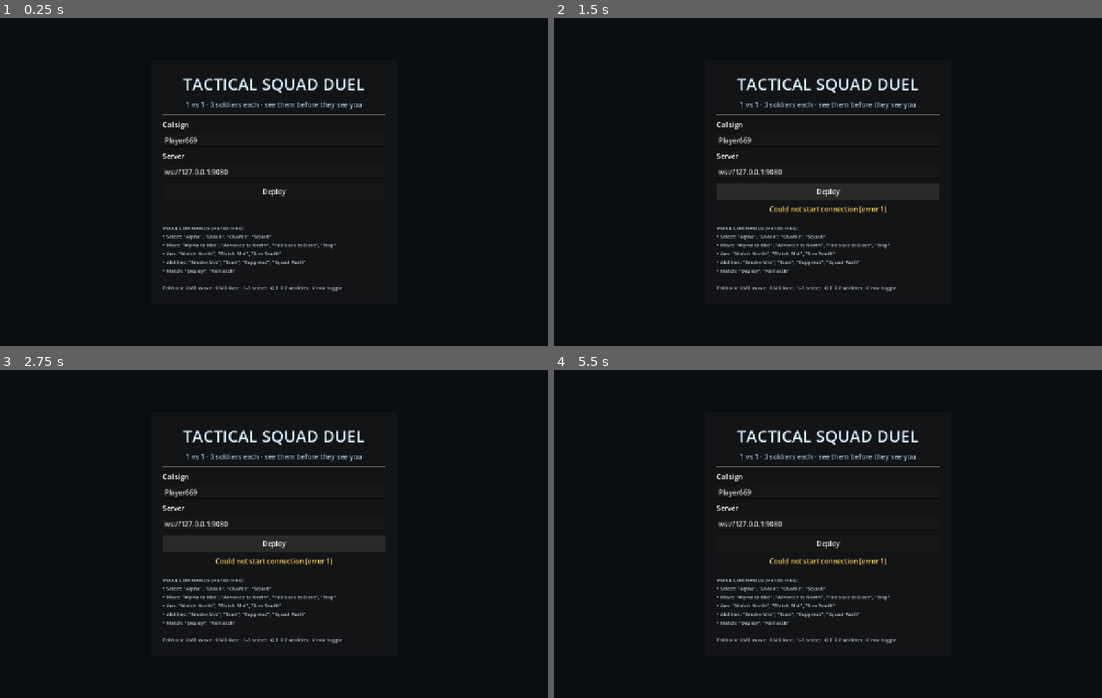
Above: before the commit, frames 1-4 (two rows, left to right).
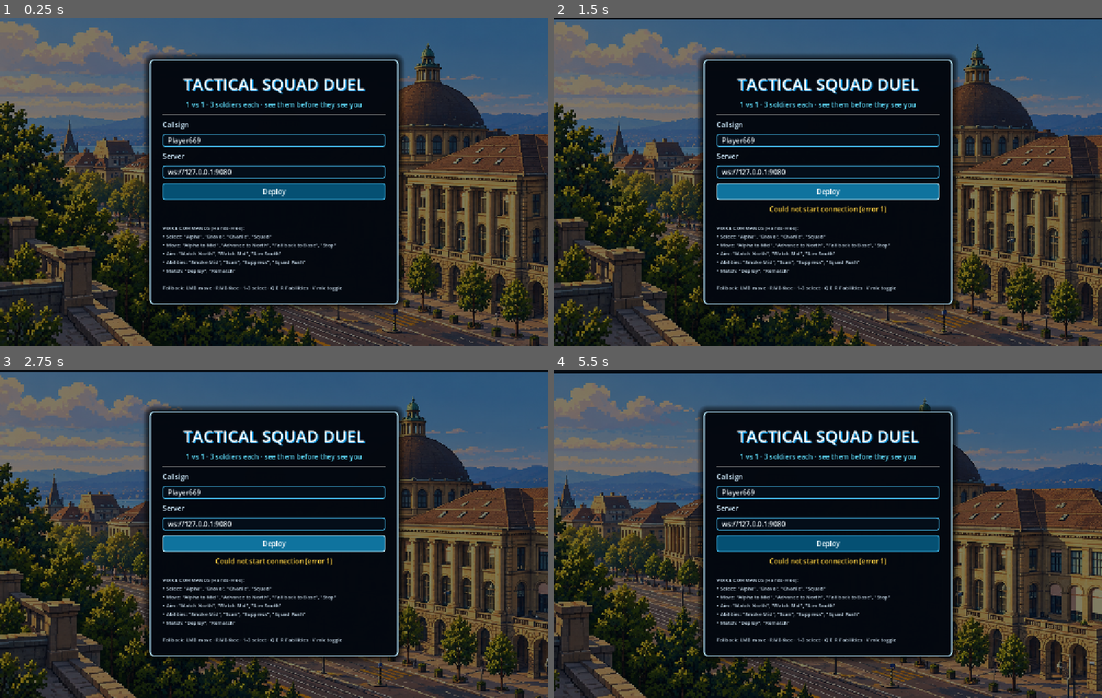
Above: after the commit, the same moments.

Repository: ProGamerMoveHackathon/tactical-squad-duel
Game: Godot game, scene res://scenes/main.tscn
Same seed, same stepped clock (60 frames per second), same inputs: the game is played once before the commit and once after it.
Inputs (mouse positions are in pixels of both pictures, inside the frame that each line leads up to):
- Up to frame 1 (0.25 s): no input
- Up to frame 2 (1.5 s): click "Deploy" at 0.5 s; click "Deploy" at 1.25 s
- Up to frame 3 (2.75 s): click "Deploy" at 2 s
- Up to frame 4 (5.5 s): tap Enter at 2.75 s; move the mouse to (948, 517) at 2.77 s; tap 1 at 2.85 s; click (948, 517) at 2.92 s; drag from (718, 550) to (800, 599) at 3.52 s; move the mouse to (882, 461) at 4.27 s; tap 3 at 4.35 s; click (882, 461) at 4.42 s; drag from (800, 599) to (663, 484) at 5.02 s

The runs differ from the first frame. In frame 1, 54% of the frame differs, in the area x 0-100%, y 0-100%; in frame 2, 54%; in frame 3, 54%; in frame 4, 57%, in the area x 0-100%, y 1-100%.

Commit message:
Import the visual aspects from the night version

Diff:
--- a/scripts/client/client_game.gd
+++ b/scripts/client/client_game.gd
@@ -66,6 +66,7 @@
 var url_edit: LineEdit
 var connect_btn: Button
 var status_label: Label
+var menu_panorama: TextureRect
 var voice: Node
 var sfx: Node
 
@@ -199,14 +200,33 @@
 	menu_layer = CanvasLayer.new()
 	menu_layer.layer = 10
 	add_child(menu_layer)
+	menu_panorama = TextureRect.new()
+	menu_panorama.name = "CampusFlythrough"
+	menu_panorama.texture = load("res://assets/eth_campus_panorama_pixel.png")
+	menu_panorama.expand_mode = TextureRect.EXPAND_IGNORE_SIZE
+	menu_panorama.stretch_mode = TextureRect.STRETCH_SCALE
+	menu_panorama.texture_filter = CanvasItem.TEXTURE_FILTER_NEAREST
+	menu_panorama.mouse_filter = Control.MOUSE_FILTER_IGNORE
+	var panorama_ratio := float(menu_panorama.texture.get_width()) / float(menu_panorama.texture.get_height())
+	menu_panorama.size = Vector2(768.0 * panorama_ratio, 768.0)
+	menu_layer.add_child(menu_panorama)
 	var bg := ColorRect.new()
-	bg.color = Color(0.04, 0.05, 0.07)
+	bg.color = Color(0.0, 0.025, 0.065, 0.5)
 	bg.set_anchors_preset(Control.PRESET_FULL_RECT)
+	bg.mouse_filter = Control.MOUSE_FILTER_IGNORE
 	menu_layer.add_child(bg)
 	var center := CenterContainer.new()
 	center.set_anchors_preset(Control.PRESET_FULL_RECT)
 	menu_layer.add_child(center)
 	var panel := PanelContainer.new()
+	var panel_style := StyleBoxFlat.new()
+	panel_style.bg_color = Color(0.012, 0.03, 0.06, 0.96)
+	panel_style.border_color = Color(0.72, 0.91, 1.0, 0.98)
+	panel_style.set_border_width_all(3)
+	panel_style.set_corner_radius_all(10)
+	panel_style.shadow_color = Color(0.0, 0.0, 0.0, 0.72)
+	panel_style.shadow_size = 16
+	panel.add_theme_stylebox_override("panel", panel_style)
 	center.add_child(panel)
 	var margin := MarginContainer.new()
 	for side in ["left", "right", "top", "bottom"]:
@@ -221,37 +241,48 @@
 	title.text = "TACTICAL SQUAD DUEL"
 	title.horizontal_alignment = HORIZONTAL_ALIGNMENT_CENTER
 	title.add_theme_font_size_override("font_size", 38)
-	title.add_theme_color_override("font_color", Color(0.85, 0.95, 1.0))
+	title.add_theme_color_override("font_color", Color(0.96, 0.99, 1.0))
+	title.add_theme_color_override("font_shadow_color", Color(0.0, 0.55, 0.85, 0.9))
+	title.add_theme_constant_override("shadow_offset_x", 2)
+	title.add_theme_constant_override("shadow_offset_y", 2)
 	box.add_child(title)
 	var sub := Label.new()
 	sub.text = "1 vs 1 · 3 soldiers each · see them before they see you"
 	sub.horizontal_alignment = HORIZONTAL_ALIGNMENT_CENTER
-	sub.add_theme_color_override("font_color", Color(0.6, 0.7, 0.8))
+	sub.add_theme_color_override("font_color", Color(0.38, 0.88, 1.0))
 	box.add_child(sub)
 	box.add_child(HSeparator.new())
 
 	var name_label := Label.new()
 	name_label.text = "Callsign"
+	name_label.add_theme_color_override("font_color", Color(0.82, 0.93, 1.0))
 	box.add_child(name_label)
 	name_edit = LineEdit.new()
 	name_edit.max_length = 16
+	_style_menu_field(name_edit)
 	var qn := _query_param("name")
 	name_edit.text = qn if qn != "" else "Player%d" % (randi() % 900 + 100)
 	box.add_child(name_edit)
 	var url_label := Label.new()
 	url_label.text = "Server"
+	url_label.add_theme_color_override("font_color", Color(0.82, 0.93, 1.0))
 	box.add_child(url_label)
 	url_edit = LineEdit.new()
 	url_edit.text = _default_url()
+	_style_menu_field(url_edit)
 	box.add_child(url_edit)
 	connect_btn = Button.new()
 	connect_btn.text = "Deploy"
 	connect_btn.custom_minimum_size = Vector2(0, 40)
+	_style_menu_button(connect_btn)
 	connect_btn.pressed.connect(_on_connect_pressed)
 	box.add_child(connect_btn)
 	status_label = Label.new()
 	status_label.horizontal_alignment = HORIZONTAL_ALIGNMENT_CENTER
-	status_label.add_theme_color_override("font_color", Color(1.0, 0.8, 0.4))
+	status_label.add_theme_color_override("font_color", Color(1.0, 0.83, 0.28))
+	status_label.add_theme_color_override("font_shadow_color", Color(0.0, 0.0, 0.0, 0.9))
+	status_label.add_theme_constant_override("shadow_offset_x", 1)
+	status_label.add_theme_constant_override("shadow_offset_y", 2)
 	status_label.autowrap_mode = TextServer.AUTOWRAP_WORD_SMART
 	box.add_child(status_label)
 	box.add_child(HSeparator.new())
@@ -264,10 +295,55 @@
 		+ "• Match: \"Deploy\", \"Rematch\"\n\n" \
 		+ "Fallback: LMB move · RMB face · 1-3 select · Q E R F abilities · V mic toggle"
 	help.add_theme_font_size_override("font_size", 12)
-	help.add_theme_color_override("font_color", Color(0.75, 0.78, 0.82))
+	help.add_theme_color_override("font_color", Color(0.82, 0.9, 0.96))
 	box.add_child(help)
 	name_edit.text_submitted.connect(func(_t): _on_connect_pressed())
 	url_edit.text_submitted.connect(func(_t): _on_connect_pressed())
+
+
+func _style_menu_field(field: LineEdit) -> void:
+	var normal := StyleBoxFlat.new()
+	normal.bg_color = Color(0.018, 0.055, 0.1, 0.98)
+	normal.border_color = Color(0.28, 0.76, 0.96, 0.95)
+	normal.set_border_width_all(2)
+	normal.set_corner_radius_all(5)
+	normal.content_margin_left = 12
+	normal.content_margin_right = 12
+	var focus := normal.duplicate()
+	focus.bg_color = Color(0.025, 0.12, 0.2, 1.0)
+	focus.border_color = Color(1.0, 0.83, 0.28, 1.0)
+	field.add_theme_stylebox_override("normal", normal)
+	field.add_theme_stylebox_override("focus", focus)
+	field.add_theme_color_override("font_color", Color(0.96, 0.99, 1.0))
+	field.add_theme_color_override("caret_color", Color(0.38, 0.88, 1.0))
+	field.add_theme_color_override("selection_color", Color(0.08, 0.45, 0.62, 0.9))
+
+
+func _style_menu_button(button: Button) -> void:
+	var normal := StyleBoxFlat.new()
+	normal.bg_color = Color(0.02, 0.32, 0.46, 0.98)
+	normal.border_color = Color(0.28, 0.76, 0.96, 0.95)
+	normal.set_border_width_all(2)
+	normal.set_corner_radius_all(5)
+	var hover := normal.duplicate()
+	hover.bg_color = Color(0.06, 0.45, 0.62, 1.0)
+	hover.border_color = Color(0.82, 0.96, 1.0, 1.0)
+	var pressed := normal.duplicate()
+	pressed.bg_color = Color(0.015, 0.2, 0.3, 1.0)
+	pressed.border_color = Color(1.0, 0.83, 0.28, 1.0)
+	var disabled := normal.duplicate()
+	disabled.bg_color = Color(0.02, 0.06, 0.09, 0.94)
+	disabled.border_color = Color(0.24, 0.36, 0.43, 0.9)
+	button.add_theme_stylebox_override("normal", normal)
+	button.add_theme_stylebox_override("hover", hover)
+	button.add_theme_stylebox_override("pressed", pressed)
+	button.add_theme_stylebox_override("focus", pressed)
+	button.add_theme_stylebox_override("disabled", disabled)
+	button.add_theme_color_override("font_color", Color(0.96, 0.99, 1.0))
+	button.add_theme_color_override("font_hover_color", Color.WHITE)
+	button.add_theme_color_override("font_pressed_color", Color.WHITE)
+	button.add_theme_color_override("font_disabled_color", Color(0.55, 0.65, 0.72))
+	button.add_theme_font_size_override("font_size", 16)
 
 
 func _show_menu(show: bool, status: String) -> void:
@@ -459,7 +535,7 @@
 		"kill":
 			var team: int = ev[1]
 			var idx: int = ev[2]
-			corpses.append({"pos": ev[3], "team": team})
+			corpses.append({"pos": ev[3], "team": team, "idx": idx})
 			var wname: String = Cfg.WEAPONS[Cfg.SQUAD_WEAPONS[idx]]["name"]
 			if team == slot:
 				_msg("Your %s is down!" % wname, Color(1.0, 0.4, 0.3))
@@ -487,6 +563,10 @@
 
 func _process(dt: float) -> void:
 	time += dt
+	if menu_layer != null and menu_layer.visible and menu_panorama != null:
+		var travel := maxf(0.0, menu_panorama.size.x - 1280.0)
+		var flythrough := 0.5 - 0.5 * cos(time * 0.15)
+		menu_panorama.position = Vector2(-travel * flythrough, sin(time * 0.21) * 8.0)
 	var k := 1.0 - exp(-18.0 * dt)
 	for o in own:
 		o["disp"] = o["disp"].lerp(o["pos"], k)
--- a/scripts/client/entity_view.gd
+++ b/scripts/client/entity_view.gd
@@ -7,13 +7,19 @@
 var game  # ClientGame
 var font: Font
 var soldier_texture: Texture2D
+var soldier_textures: Array[Texture2D] = []
 
 
 func _ready() -> void:
 	font = ThemeDB.fallback_font
-	texture_filter = CanvasItem.TEXTURE_FILTER_LINEAR_WITH_MIPMAPS
-	if ResourceLoader.exists("res://mage-test-sprite.png"):
-		soldier_texture = load("res://mage-test-sprite.png")
+	texture_filter = CanvasItem.TEXTURE_FILTER_NEAREST
+	if ResourceLoader.exists("res://assets/magic_student_sprites.png"):
+		soldier_texture = load("res://assets/magic_student_sprites.png")
+		for idx in Cfg.SQUAD_SIZE:
+			var region := AtlasTexture.new()
+			region.atlas = soldier_texture
+			region.region = Rect2(Vector2(idx % 3, idx / 3) * 512.0, Vector2(512, 512))
+			soldier_textures.append(region)
 
 
 func _process(_dt: float) -> void:
@@ -36,9 +42,10 @@
 	for c in game.corpses:
 		var col: Color = _team_color(c["team"]).darkened(0.5)
 		var p: Vector2 = c["pos"]
-		if soldier_texture:
-			draw_set_transform(p, c.get("facing", 0.0), Vector2(0.038, 0.038))
-			draw_texture(soldier_texture, Vector2(-530.0, -550.0), Color(0.3, 0.25, 0.25, 0.55))
+		if not soldier_textures.is_empty():
+			var corpse_texture := soldier_textures[int(c.get("idx", 0)) % soldier_textures.size()]
+			draw_set_transform(p, c.get("facing", 0.0), Vector2.ONE)
+			draw_texture_rect(corpse_texture, Rect2(-24, -18, 48, 36), false, Color(0.3, 0.25, 0.25, 0.55))
 			draw_set_transform_matrix(Transform2D.IDENTITY)
 		draw_circle(p, 9.0, Color(0.25, 0.05, 0.05, 0.6))
 		draw_line(p + Vector2(-6, -6), p + Vector2(6, 6), col, 2.5)
@@ -176,12 +183,11 @@
 	draw_circle(p, r + 2.0, Color(col.r, col.g, col.b, 0.35))
 	draw_arc(p, r + 2.5, 0.0, TAU, 32, col, 2.0)
 
-	if soldier_texture:
-		# Draw mage character sprite facing the view angle
-		# Texture size is 1536x1024; head/body pivot is at (530, 550); wand points +X (0 deg).
+	if not soldier_textures.is_empty():
+		# Each squad slot has a matching modern-student portrait and overhead sprite.
 		var sprite_mod := Color(0.92, 0.96, 1.0) if team == 0 else Color(1.0, 0.88, 0.88)
-		draw_set_transform(p, facing, Vector2(0.042, 0.042))
-		draw_texture(soldier_texture, Vector2(-530.0, -550.0), sprite_mod)
+		draw_set_transform(p, facing, Vector2.ONE)
+		draw_texture_rect(soldier_textures[idx % soldier_textures.size()], Rect2(-24, -18, 48, 36), false, sprite_mod)
 		draw_set_transform_matrix(Transform2D.IDENTITY)
 	else:
 		# Fallback geometric soldier
--- a/scripts/client/hud.gd
+++ b/scripts/client/hud.gd
@@ -7,10 +7,13 @@
 
 var game  # ClientGame
 var font: Font
+var portrait_texture: Texture2D
 
 
 func _ready() -> void:
 	font = ThemeDB.fallback_font
+	portrait_texture = load("res://assets/magic_student_portraits.png")
+	texture_filter = CanvasItem.TEXTURE_FILTER_NEAREST
 	mouse_filter = Control.MOUSE_FILTER_IGNORE
 
 
@@ -52,21 +55,26 @@
 		draw_rect(r, Color(0.13, 0.15, 0.19) if alive else Color(0.1, 0.08, 0.08))
 		if sel:
 			draw_rect(r, Color(1, 1, 1, 0.9), false, 2.0)
+		if portrait_texture:
+			var photo_rect := Rect2(x + 5, top + 10, 36, 42)
+			draw_rect(photo_rect.grow(2.0), Color(0.86, 0.92, 0.96) if alive else Color(0.35, 0.35, 0.37))
+			var portrait_source := Rect2(Vector2((i % 3) * 512 + 64, (i / 3) * 512), Vector2(384, 512))
+			draw_texture_rect_region(portrait_texture, photo_rect, portrait_source, Color.WHITE if alive else Color(0.38, 0.38, 0.4, 0.8))
 		var w: Dictionary = Cfg.WEAPONS[Cfg.SQUAD_WEAPONS[i]]
-		_text(Vector2(x + 8, top + 26), "%d" % (i + 1), 18, my_col if alive else Color(0.4, 0.4, 0.4))
-		_text(Vector2(x + 28, top + 25), "%s · %s" % [SQUAD_NAMES[i], w["name"]], 13, Color.WHITE if alive else Color(0.5, 0.5, 0.5))
+		_text(Vector2(x + 46, top + 25), "%d" % (i + 1), 16, my_col if alive else Color(0.4, 0.4, 0.4))
+		_text(Vector2(x + 62, top + 25), "%s · %s" % [SQUAD_NAMES[i], w["name"]], 12, Color.WHITE if alive else Color(0.5, 0.5, 0.5))
 		var hp: int = o.get("hp", Cfg.SOLDIER_HP)
 		if alive:
 			var frac := hp / float(Cfg.SOLDIER_HP)
-			draw_rect(Rect2(x + 28, top + 34, 120, 8), Color(0, 0, 0, 0.6))
-			draw_rect(Rect2(x + 28, top + 34, 120 * frac, 8), Color(0.3, 1.0, 0.4).lerp(Color(1.0, 0.25, 0.2), 1.0 - frac))
+			draw_rect(Rect2(x + 46, top + 34, 102, 8), Color(0, 0, 0, 0.6))
+			draw_rect(Rect2(x + 46, top + 34, 102 * frac, 8), Color(0.3, 1.0, 0.4).lerp(Color(1.0, 0.25, 0.2), 1.0 - frac))
 			var flags: int = o.get("flags", 0)
 			var tags := ""
 			if flags & 2: tags += "SUPP "
 			if flags & 4: tags += "RUSH"
-			_text(Vector2(x + 100, top + 25), tags, 10, Color(1.0, 0.85, 0.3))
+			_text(Vector2(x + 108, top + 51), tags, 9, Color(1.0, 0.85, 0.3))
 		else:
-			_text(Vector2(x + 28, top + 44), "K.I.A.", 13, Color(1.0, 0.3, 0.3))
+			_text(Vector2(x + 46, top + 44), "K.I.A.", 13, Color(1.0, 0.3, 0.3))
 
 	# Ability cards
 	var ab_x := 512.0
Binary file added: assets/eth_campus_panorama_pixel.png
Not shown, added: assets/eth_campus_panorama_pixel.png.import
Binary file added: assets/magic_student_portraits.png
Not shown, added: assets/magic_student_portraits.png.import
Binary file added: assets/magic_student_sprites.png
Not shown, added: assets/magic_student_sprites.png.import
